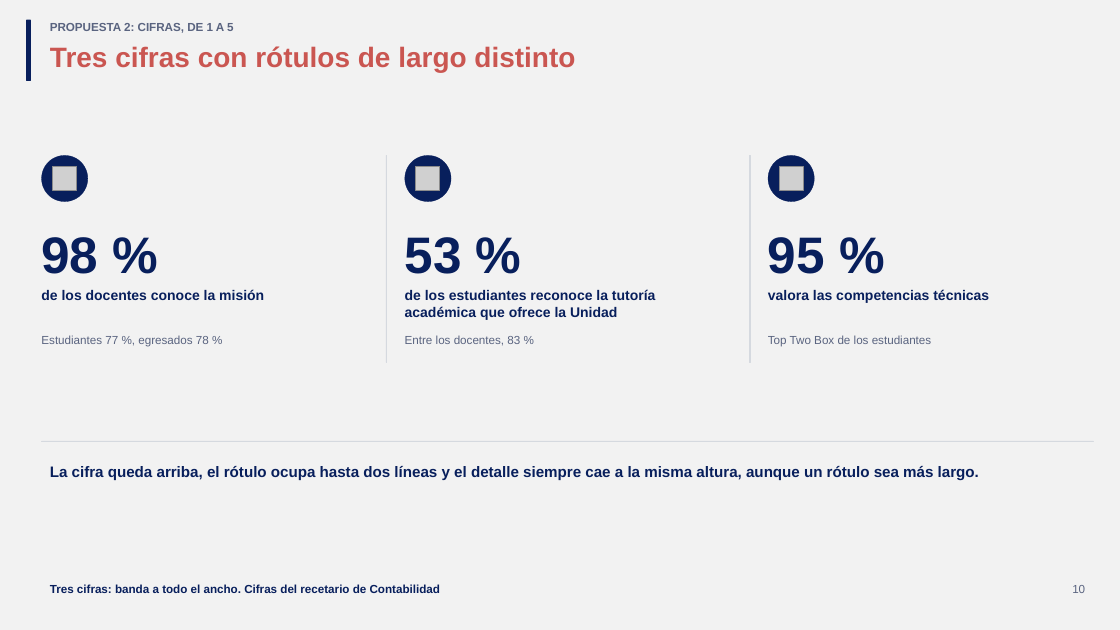
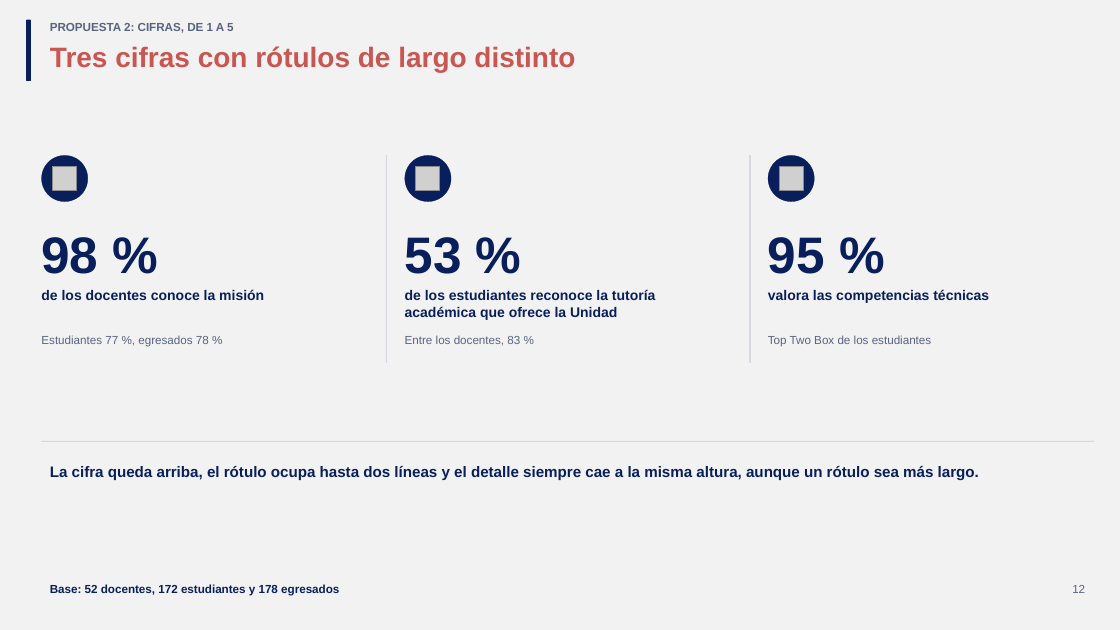
Before and after one commit to GonzaloAlmendariz/prosecnur-app, a slide deck: slide 12 of docs/qa/motor-ppt-2026-10-06/4-recetario/propuestas-rescatables.pptx (slide 10 before the commit). Drawn at 1120x630 pixels with LibreOffice and Linux fonts; fonts in the diff are those of the drawing; grey boxes stand for pictures; background and template pictures are left out. Boxes give left, top, right and bottom in pixels: in the first picture for what was removed or moved away, otherwise in the second. Text is boxed around its words. In the diff, an @@ line names an element or a change of style, - is before the commit and + after.

```diff
--- a/docs/qa/motor-ppt-2026-10-06/4-recetario/propuestas-rescatables.pptx
+++ b/docs/qa/motor-ppt-2026-10-06/4-recetario/propuestas-rescatables.pptx
@@ text at (x1=50, y1=584, x2=339, y2=596): text changed @@
-Tres cifras: banda a todo el ancho. Cifras del recetario de Contabilidad
+Base: 52 docentes, 172 estudiantes y 178 egresados
@@ text at (x1=1072, y1=585, x2=1085, y2=593): text changed @@
-10
+12
```
Also in this commit, not shown: 11 other slides changed, 5 slides added, 1 slide removed, 2 other files.
